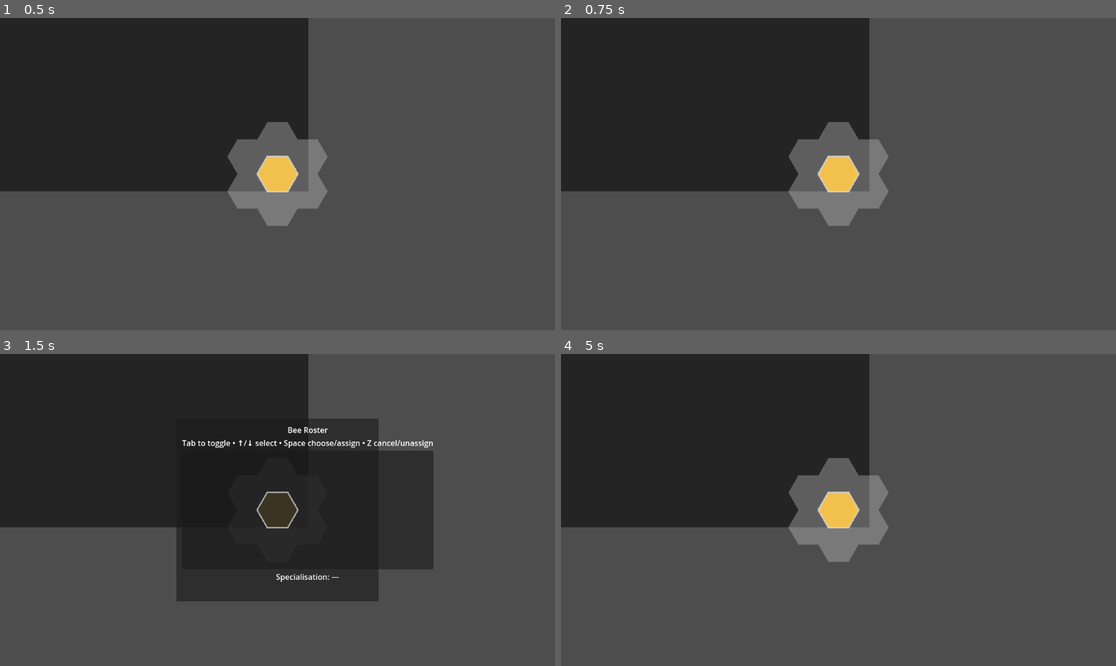
Above: before the commit, frames 1-4 (two rows, left to right).
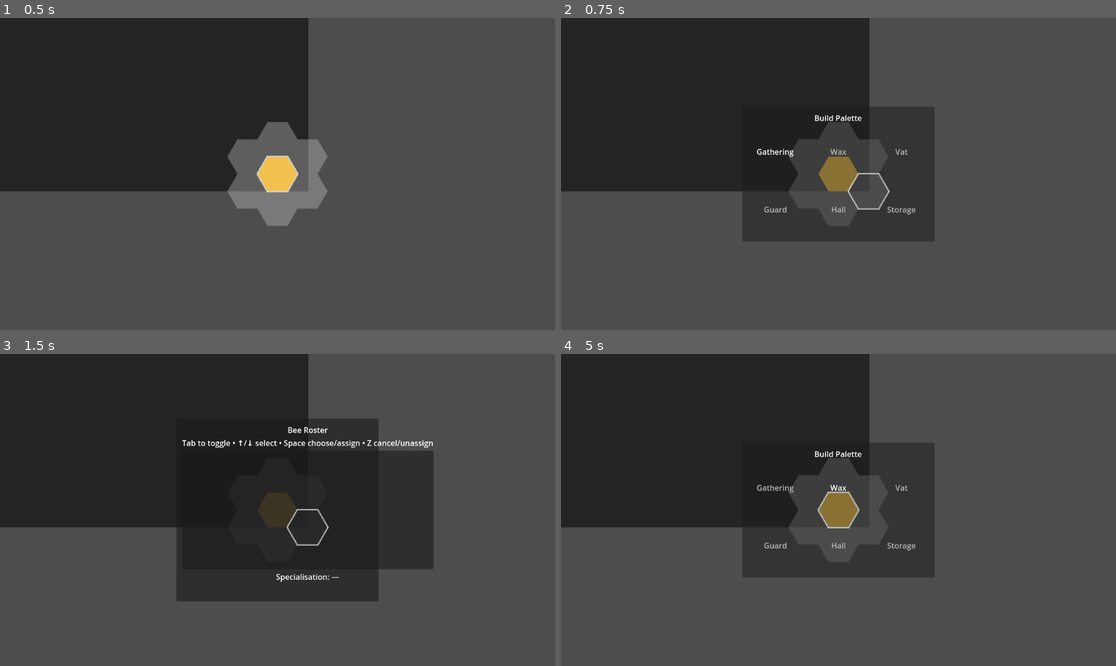
Above: after the commit, the same moments.

Repository: Millstreamu/BumbleJess
Game: Godot game, scene res://scenes/Main.tscn
The game is run twice, just before and just after one commit, with the same random seed, the same clock (stepped at 60 frames per second) and the same inputs.
Inputs:
- Up to frame 1 (0.5 s): no input
- Up to frame 2 (0.75 s): tap Enter at 0.5 s; hold Right (ui_right, bound only after the commit) from 0.53 s (still down); hold Space (ui_accept, bound only after the commit) from 0.53 s (still down)
- Up to frame 3 (1.5 s): release Right (ui_right, bound only after the commit) at 1.28 s; release Space (ui_accept, bound only after the commit) at 1.28 s; hold Down (ui_down, bound only after the commit) from 1.28 s (still down); tap Tab at 1.35 s
- Up to frame 4 (5 s): tap Space (ui_accept, bound only after the commit) at 1.52, 1.55, 1.82, 2, 2.85, 3.02, 3.32, 3.5, 4.52, 4.55, 4.82 s; release Down (ui_down, bound only after the commit) at 2.03 s; hold Right (ui_right, bound only after the commit) 2.03-2.78 s; hold Space (ui_accept, bound only after the commit) 2.03-2.78 s; tap Z at 2.1, 4.35 s; hold Up (ui_up, bound only after the commit) 2.78-3.53 s; hold Space (ui_accept, bound only after the commit) 3.53-4.28 s; hold Left (ui_left, bound only after the commit) from 3.53 s (still down); tap Tab at 3.6 s

Frame 1 is identical in both runs. In frame 2, 11% of the frame differs, in the area x 32-68%, y 28-72%; in frame 3, 0.2%; in frame 4, 11%.

Commit message:
Update project.godot

Diff:
--- a/project.godot
+++ b/project.godot
@@ -9,20 +9,65 @@
 config_version=5
 
 [application]
+
 config/name="Bee Hive"
 run/main_scene="res://scenes/Main.tscn"
+config/features=PackedStringArray("4.4")
 
 [autoload]
+
 ResourceManager="*res://scripts/core/ResourceManager.gd"
 EggManager="*res://scripts/core/EggManager.gd"
 BeeManager="*res://scripts/core/BeeManager.gd"
 
 [input]
-ui_accept={"deadzone":0.5,"events":[{"type":"key","keycode":32,"physical_keycode":32}]}
-ui_left={"deadzone":0.5,"events":[{"type":"key","keycode":4194319,"physical_keycode":80}]}
-ui_right={"deadzone":0.5,"events":[{"type":"key","keycode":4194321,"physical_keycode":79}]}
-ui_up={"deadzone":0.5,"events":[{"type":"key","keycode":4194320,"physical_keycode":82}]}
-ui_down={"deadzone":0.5,"events":[{"type":"key","keycode":4194322,"physical_keycode":81}]}
+
+ui_accept={
+"deadzone": 0.5,
+"events": [{
+"keycode": 32,
+"physical_keycode": 32,
+"type": "key"
+}, Object(InputEventKey,"resource_local_to_scene":false,"resource_name":"","device":-1,"window_id":0,"alt_pressed":false,"shift_pressed":false,"ctrl_pressed":false,"meta_pressed":false,"pressed":false,"keycode":0,"physical_keycode":32,"key_label":0,"unicode":32,"location":0,"echo":false,"script":null)
+]
+}
+ui_left={
+"deadzone": 0.5,
+"events": [{
+"keycode": 4194319,
+"physical_keycode": 80,
+"type": "key"
+}, Object(InputEventKey,"resource_local_to_scene":false,"resource_name":"","device":-1,"window_id":0,"alt_pressed":false,"shift_pressed":false,"ctrl_pressed":false,"meta_pressed":false,"pressed":false,"keycode":0,"physical_keycode":4194319,"key_label":0,"unicode":0,"location":0,"echo":false,"script":null)
+]
+}
+ui_right={
+"deadzone": 0.5,
+"events": [{
+"keycode": 4194321,
+"physical_keycode": 79,
+"type": "key"
+}, Object(InputEventKey,"resource_local_to_scene":false,"resource_name":"","device":-1,"window_id":0,"alt_pressed":false,"shift_pressed":false,"ctrl_pressed":false,"meta_pressed":false,"pressed":false,"keycode":0,"physical_keycode":4194321,"key_label":0,"unicode":0,"location":0,"echo":false,"script":null)
+]
+}
+ui_up={
+"deadzone": 0.5,
+"events": [{
+"keycode": 4194320,
+"physical_keycode": 82,
+"type": "key"
+}, Object(InputEventKey,"resource_local_to_scene":false,"resource_name":"","device":-1,"window_id":0,"alt_pressed":false,"shift_pressed":false,"ctrl_pressed":false,"meta_pressed":false,"pressed":false,"keycode":0,"physical_keycode":4194320,"key_label":0,"unicode":0,"location":0,"echo":false,"script":null)
+]
+}
+ui_down={
+"deadzone": 0.5,
+"events": [{
+"keycode": 4194322,
+"physical_keycode": 81,
+"type": "key"
+}, Object(InputEventKey,"resource_local_to_scene":false,"resource_name":"","device":-1,"window_id":0,"alt_pressed":false,"shift_pressed":false,"ctrl_pressed":false,"meta_pressed":false,"pressed":false,"keycode":0,"physical_keycode":4194322,"key_label":0,"unicode":0,"location":0,"echo":false,"script":null)
+]
+}
 
 [rendering]
+
 renderer/rendering_method="mobile"
